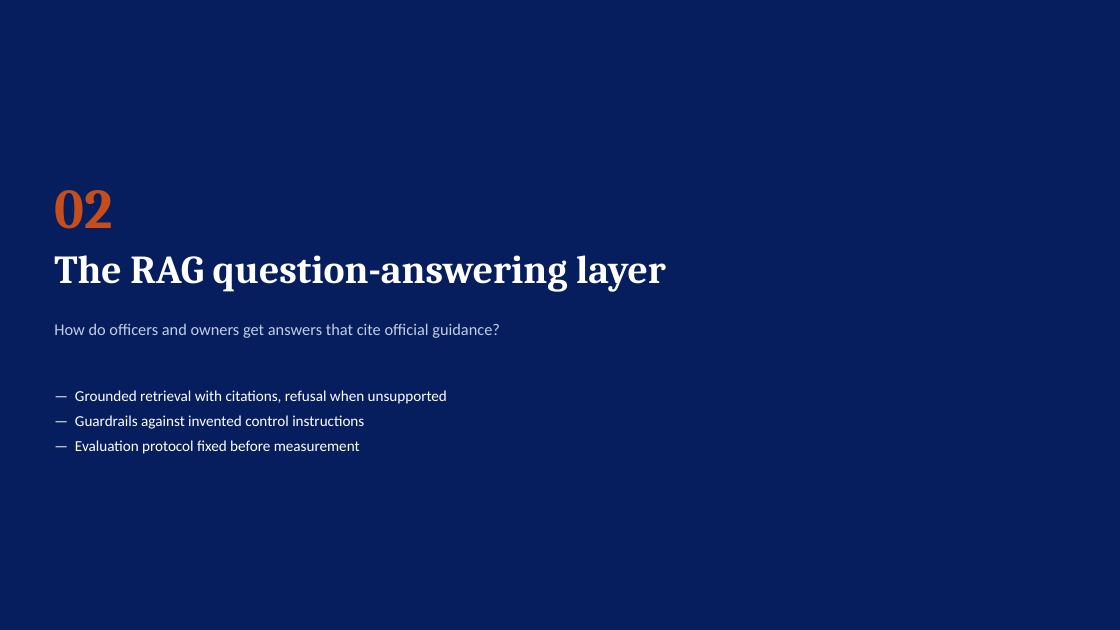
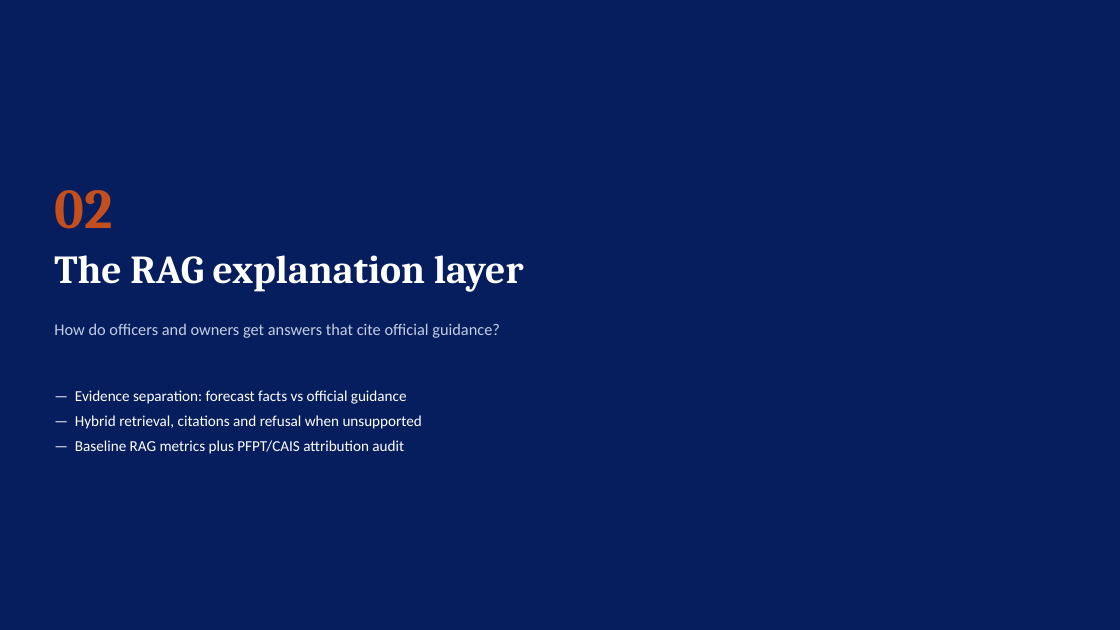
Before and after one commit to YuvrajSingh-mist/glandersWatch, a slide deck: slide 16 of slides/GlandersWatch_Deck.pptx. Drawn at 1120x630 pixels with LibreOffice and Linux fonts; fonts in the diff are those of the drawing. Boxes give left, top, right and bottom in pixels: in the first picture for what was removed or moved away, otherwise in the second. Text is boxed around its words. In the diff, an @@ line names an element or a change of style, - is before the commit and + after.

Commit message:
Align viva deck RAG slides with Final_v2 proposal content.
Add evidence-separation and PFPT/CAIS attribution-audit slides, refresh evaluation metrics and references, and retitle the RAG segment to the explanation layer.

```diff
--- a/slides/GlandersWatch_Deck.pptx
+++ b/slides/GlandersWatch_Deck.pptx
@@ text at (54, 255, 524, 292): text changed @@
-The RAG question-answering layer
+The RAG explanation layer
@@ text at (75, 390, 422, 454): text changed @@
-— Grounded retrieval with citations, refusal when unsupported
-— Guardrails against invented control instructions
-— Evaluation protocol fixed before measurement
+— Evidence separation: forecast facts vs official guidance
+— Hybrid retrieval, citations and refusal when unsupported
+— Baseline RAG metrics plus PFPT/CAIS attribution audit
```
Also in this commit, not shown: 11 other slides changed, 2 slides added, 1 other file.
